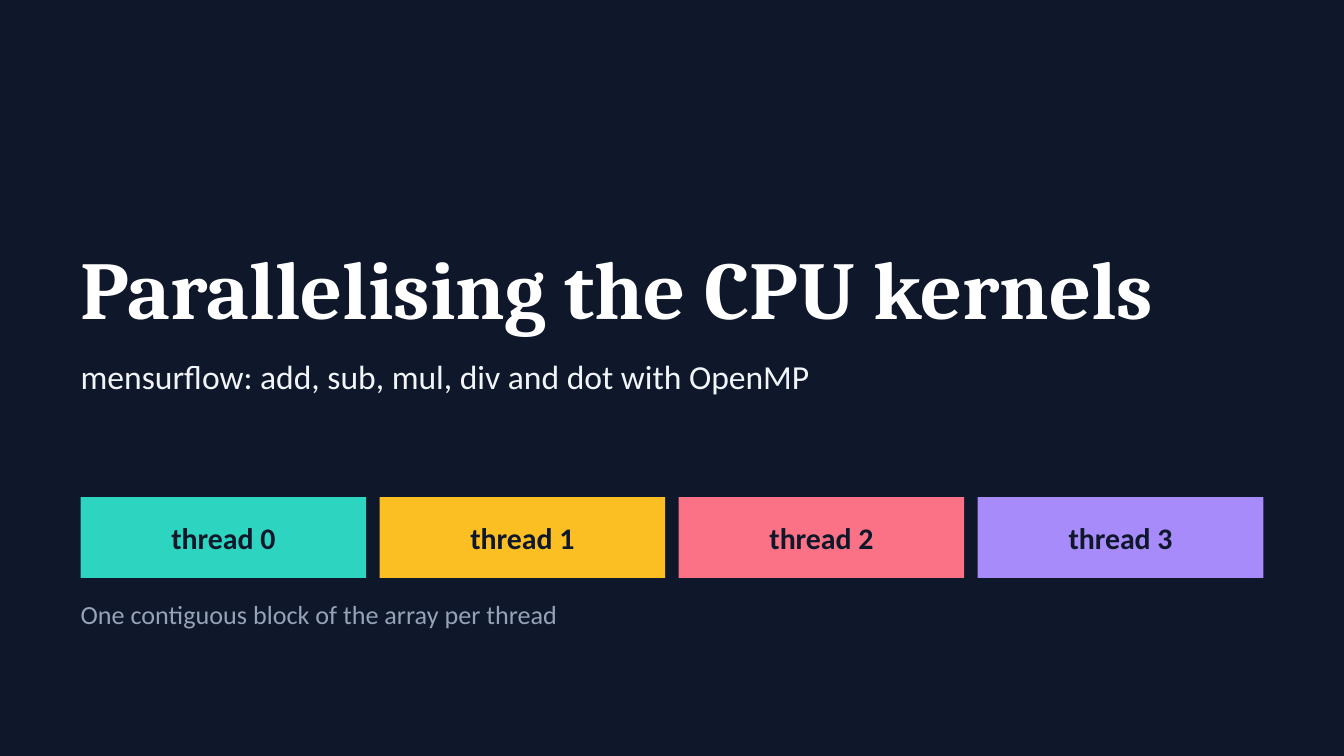
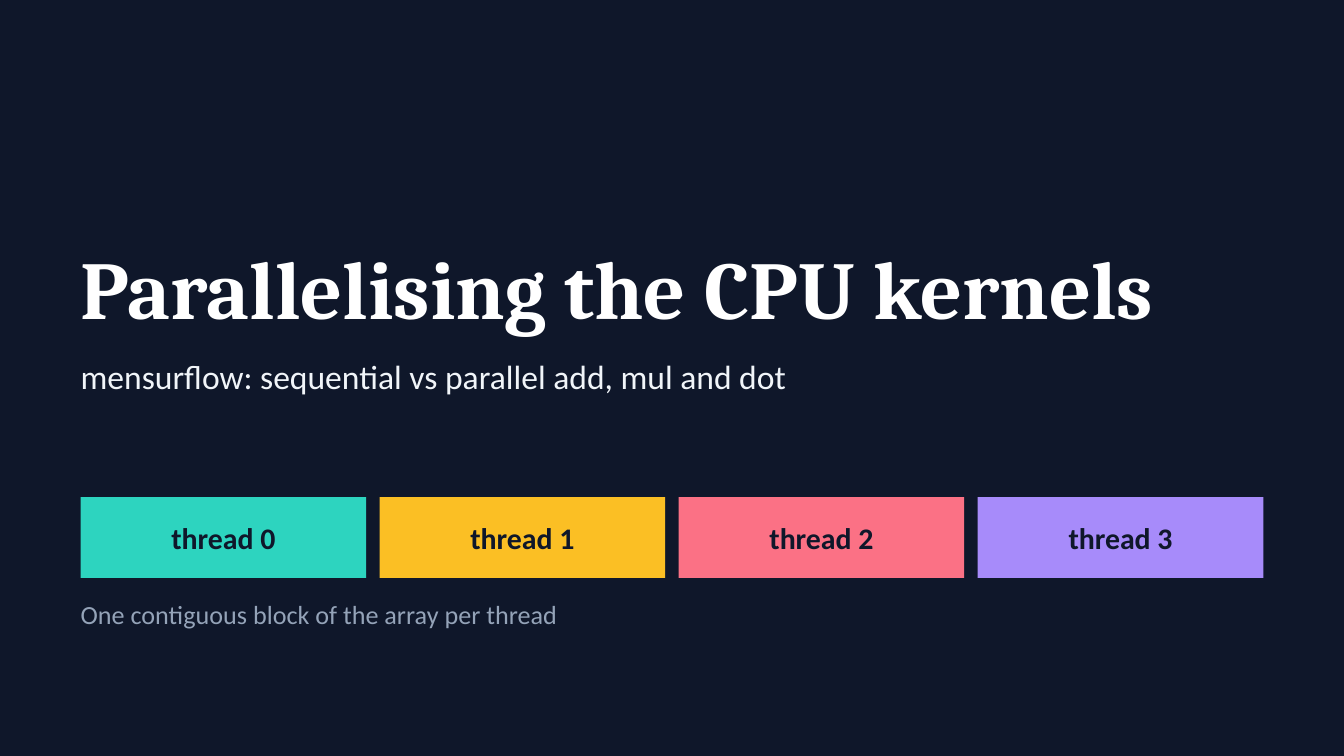
Before and after one commit to bakir004/mensurflow, a slide deck: slide 1 of docs/parallelisation.pptx. Drawn at 1344x756 pixels with LibreOffice and Linux fonts; fonts in the diff are those of the drawing. Boxes give left, top, right and bottom in pixels: in the first picture for what was removed or moved away, otherwise in the second. Text is boxed around its words. In the diff, an @@ line names an element or a change of style, - is before the commit and + after.

Commit message:
docs: matmul results, kernel status, and updated slides
- BENCHMARKS.md: matmul section with laptop results for the default and
  the -march=native builds.
- KERNELS.md: status table rewritten for the Tensor API, and the P0
  items that exist (add, sub, mul, div, dot, matmul) ticked.
- parallelisation.pptx: sequential baseline slide, charts against the
  sequential implementation, and matrix multiplication slides.

```diff
--- a/docs/parallelisation.pptx
+++ b/docs/parallelisation.pptx
@@ text at box(81, 365, 786, 395): text changed @@
-mensurflow: add, sub, mul, div and dot with OpenMP
+mensurflow: sequential vs parallel add, mul and dot
```
Also in this commit, not shown: 3 other slides changed, 3 slides added, 2 other files.
